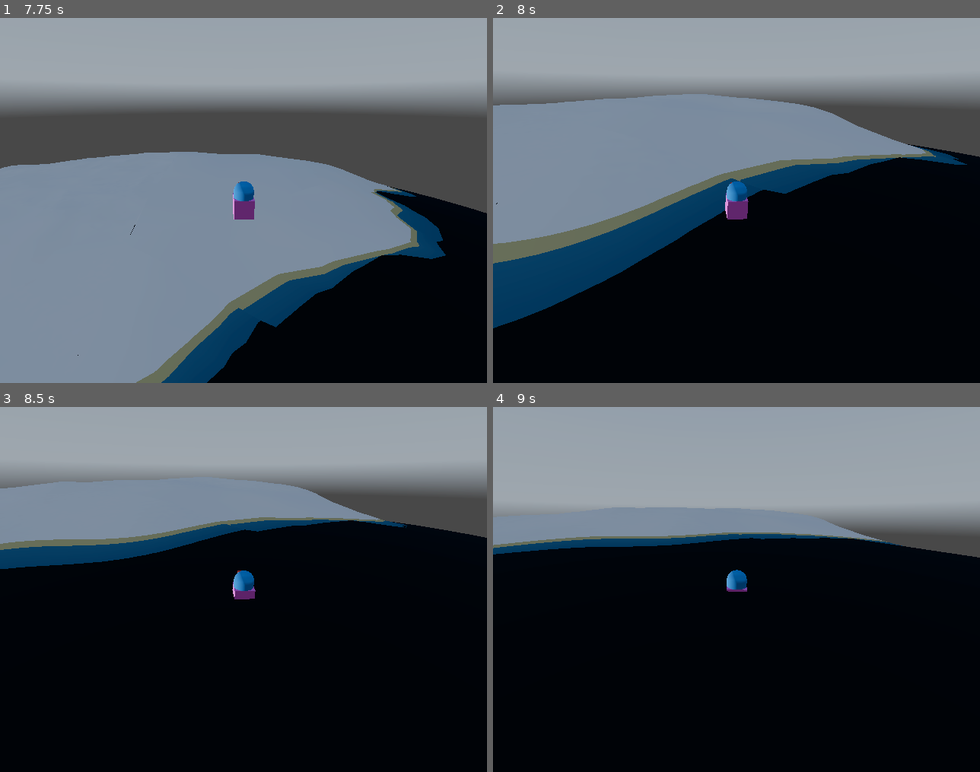
Above: before the commit, frames 1-4 (two rows, left to right).
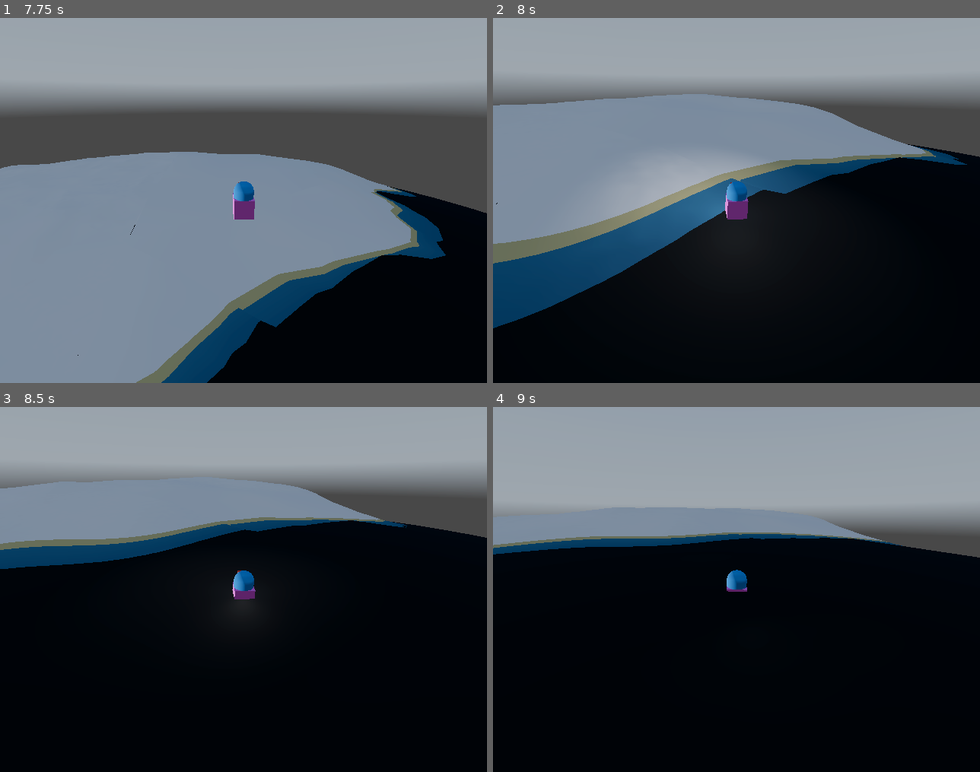
Above: after the commit, the same moments.

Repository: xiaobaibaix/stellar_era_godot
Game: Godot game, scene res://scenes/test_planet.tscn
The game is run twice, just before and just after one commit, with the same random seed, the same clock (stepped at 60 frames per second) and the same inputs. This scene is started directly instead of the project's main scene. A sky picture missing from this copy of the repository is replaced by a grey-blue gradient.
Inputs (mouse positions are in pixels of both pictures, inside the frame that each line leads up to):
- Up to frame 1 (7.75 s): tap Enter at 0.5, 2.75, 3.6, 5.75 s; move the mouse to (350, 182) at 0.52 s; hold D 0.53-1.25 s; hold Q 0.53-1.25 s; click (350, 182) at 0.67 s; tap Space at 0.77, 1.25, 3.77, 4.25, 6.77 s; drag from (146, 218) to (219, 273) at 1.27 s; move the mouse to (292, 120) at 2.02 s; hold D 2.03-2.75 s; tap Shift at 2.1 s; drag from (219, 273) to (97, 145) at 2.77 s; move the mouse to (389, 255) at 3.52 s; hold A 3.53-4.25 s; drag from (97, 145) to (170, 109) at 4.27 s; move the mouse to (267, 200) at 5.02 s; hold S 5.03-5.75 s; tap Tab at 5.1 s; click (267, 200) at 5.17 s; drag from (170, 109) to (146, 218) at 5.77 s; move the mouse to (350, 182) at 6.52 s; hold W 6.53-7.25 s; tap M at 6.6 s; drag from (146, 218) to (219, 273) at 7.27 s
- Up to frame 2 (8 s): no input
- Up to frame 3 (8.5 s): move the mouse to (292, 509) at 8.02 s; hold S from 8.03 s (still down); hold Ctrl from 8.03 s (still down)
- Up to frame 4 (9 s): release S at 8.75 s; release Ctrl at 8.75 s; drag from (712, 662) to (590, 534) at 8.77 s

Frame 1 is identical in both runs. In frame 2, 4.8% of the frame differs, in the area x 23-60%, y 38-63%; in frame 3, 0.1%; in frame 4, less than 0.1%.

Commit message:
修复：光源不跟随角色

Diff:
--- a/scenes/player.tscn
+++ b/scenes/player.tscn
@@ -43,6 +43,6 @@
 
 [node name="CameraSlot" type="Node3D" parent="." unique_id=1769059889]
 
-[node name="OmniLight3D" type="OmniLight3D" parent="." unique_id=1316407407]
+[node name="OmniLight3D" type="OmniLight3D" parent="CharacterBody3D" unique_id=1316407407]
 omni_range = 10.0
 omni_attenuation = 0.0
